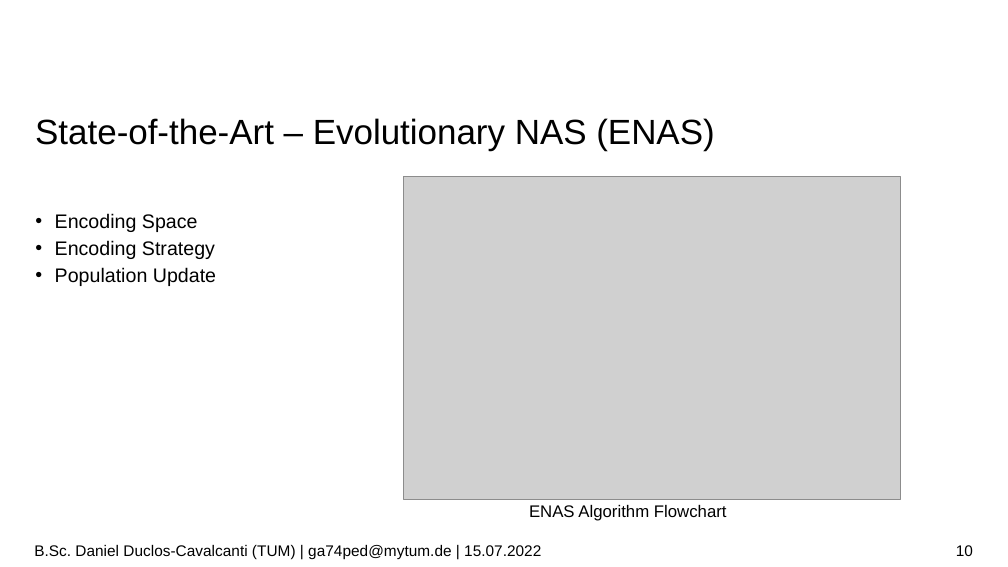
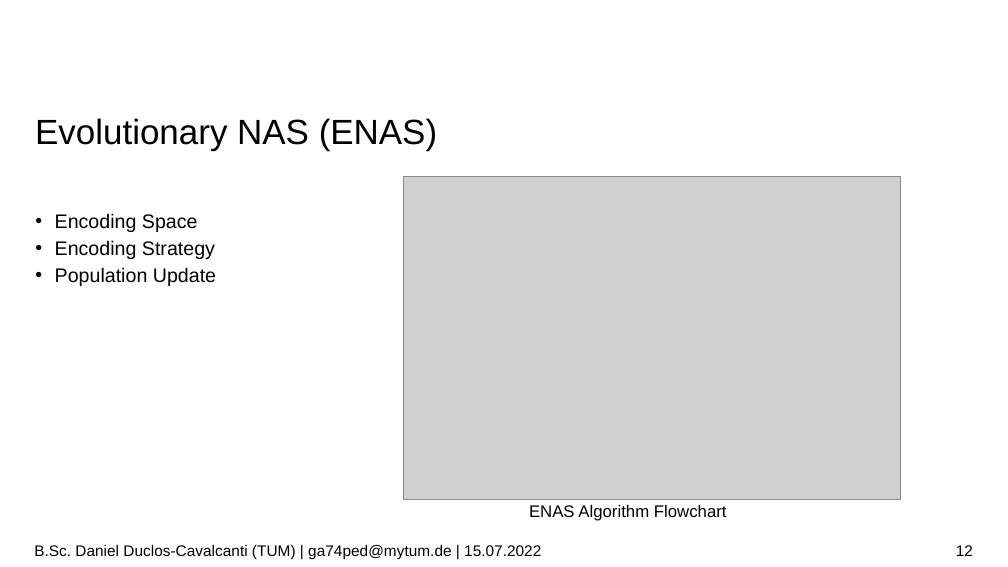
Before and after one commit to duclos-cavalcanti/tum-msei-seminar, a slide deck: slide 12 of pres.odp (slide 10 before the commit). Drawn at 1008x567 pixels with LibreOffice and Linux fonts; fonts in the diff are those of the drawing; grey boxes stand for pictures; background and template pictures are left out. Boxes give left, top, right and bottom in pixels: in the first picture for what was removed or moved away, otherwise in the second. Text is boxed around its words. In the diff, an @@ line names an element or a change of style, - is before the commit and + after.

```diff
--- a/pres.odp
+++ b/pres.odp
@@ title at [35,118,437,151]: text changed @@
-State-of-the-Art – Evolutionary NAS (ENAS)
+Evolutionary NAS (ENAS)
@@ page number at [956,545,973,556]: text changed @@
-10
+12
```
Also in this commit, not shown: 9 other slides changed, 2 slides added, 2 other files.
